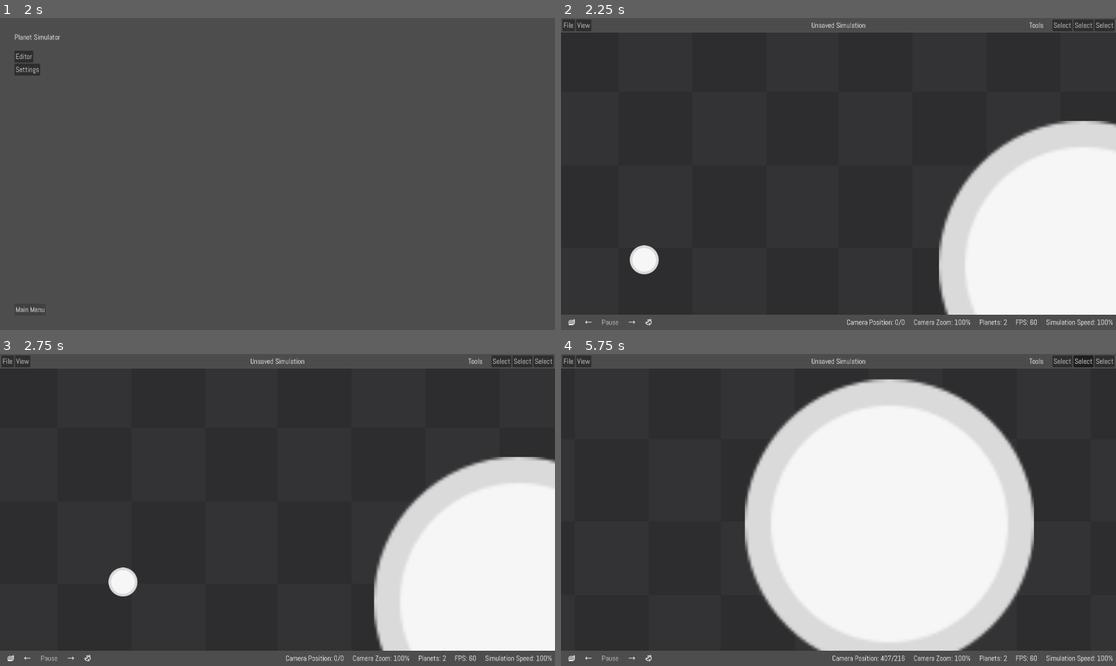
Above: before the commit, frames 1-4 (two rows, left to right).
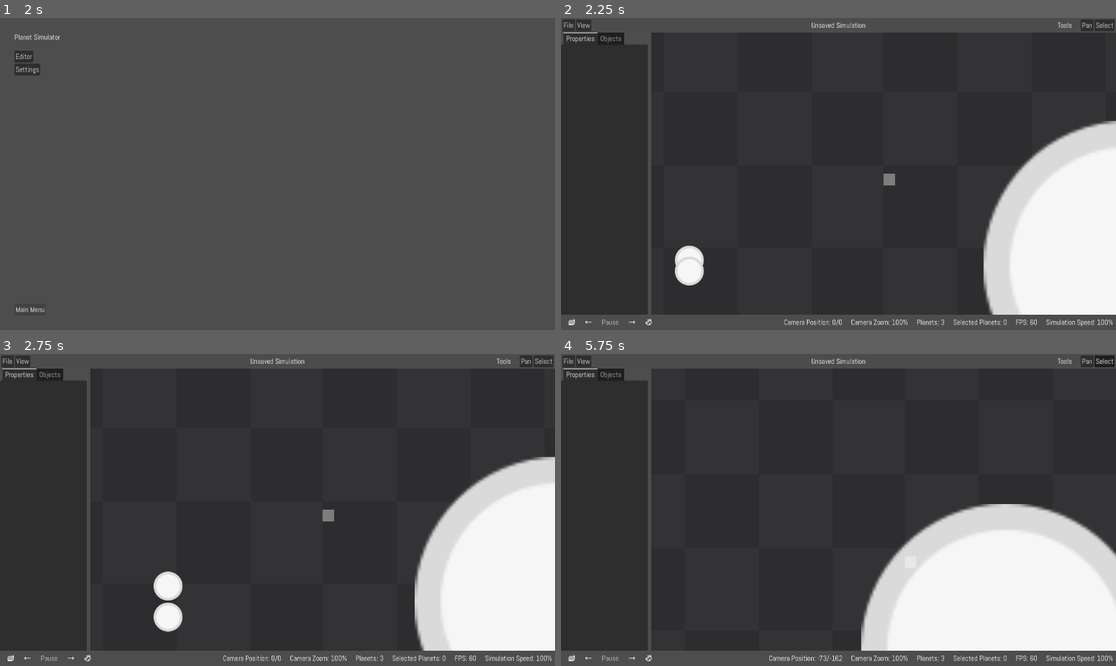
Above: after the commit, the same moments.

Repository: Maximinodotpy/PlanetSimulator
Game: Godot game, scene res://Scenes/User Interface/Main.tscn
Same seed, same stepped clock (60 frames per second), same inputs: the game is played once before the commit and once after it.
Inputs (mouse positions are in pixels of both pictures, inside the frame that each line leads up to):
- Up to frame 1 (2 s): tap Enter at 0.5 s; move the mouse to (399, 158) at 0.52 s; hold Right (ui_right) 0.53-1.25 s; tap P at 0.6 s; click (399, 158) at 0.67 s; tap V at 0.8 s; click "Main Menu" at 1.25 s
- Up to frame 2 (2.25 s): click "Editor" at 2 s
- Up to frame 3 (2.75 s): no input
- Up to frame 4 (5.75 s): click (1088, 360) at 2.75 s, where only the run after the commit has a clickable "Pan"; drag from (727, 525) to (810, 572) at 3.52 s; move the mouse to (894, 441) at 4.27 s; hold Right (ui_right) 4.28-5 s; tap P at 4.35 s; click (894, 441) at 4.42 s; tap V at 4.55 s; drag from (810, 572) to (672, 463) at 5.02 s

Frame 1 is identical in both runs. In frame 2, 10% of the frame differs, in the area x 0-100%, y 0-99%; in frame 3, 10%; in frame 4, 41%.

Commit message:
Editor Changes

Diff:
--- a/Scenes/Planet/Planet.tscn
+++ b/Scenes/Planet/Planet.tscn
@@ -7,5 +7,6 @@
 [node name="gravity object" instance=ExtResource("1_v4h3w")]
 
 [node name="Sprite2D" type="Sprite2D" parent="." index="0"]
+scale = Vector2(0.01, 0.01)
 texture = ExtResource("1_hmn0j")
 script = ExtResource("2_sjp1w")
--- a/Scenes/User Interface/Editor/Editor.gd
+++ b/Scenes/User Interface/Editor/Editor.gd
@@ -3,15 +3,19 @@
 
 @onready var status_container = $v/bottom/h/status
 
-@onready var spaceViewport = $v/space/SubViewportContainer/SubViewport
+@onready var spaceViewport = $v/main/space/SubViewportContainer/SubViewport
+@onready var space = $v/main/space/SubViewportContainer/SubViewport/space
+
+const selectedObjects = []
 
 var tools = [
-	preload("res://Scenes/User Interface/Editor/Tools/Select.gd").new(),
-	preload("res://Scenes/User Interface/Editor/Tools/Select.gd").new(),
+	preload("res://Scenes/User Interface/Editor/Tools/Move.gd").new(),
 	preload("res://Scenes/User Interface/Editor/Tools/Select.gd").new(),
 ]
 
 var currentTool = 0
+var isDragging = false
+var dragStart: Vector2
 
 func _ready():
 	# Create Tools
@@ -26,11 +30,22 @@
 
 	var i = 0
 	for tool in tools:
+		print('Init: %s' % [tool.tool_name])
 		var button = Button.new()
 		button.toggle_mode = true
 		button.button_group = buttonGroup
 		button.text = tool.tool_name
 		button.focus_mode = Control.FOCUS_NONE
+
+		if tool.shortcut_key:
+			var shortcut = Shortcut.new()
+			var key = InputEventKey.new()
+			key.set_keycode(tool.shortcut_key)
+			shortcut.events = [ key ]
+
+			button.shortcut = shortcut
+
+		tool.viewport = spaceViewport
 
 		button.set_meta('id', i)
 
@@ -38,9 +53,7 @@
 
 		i += 1
 
-#	$v/top/HBoxContainer/tools/tools.get_child(currentTool).button_pressed = true
 	tools[currentTool].selected()
-
 
 # Called every frame. 'delta' is the elapsed time since the previous frame.
 func _process(delta):
@@ -58,9 +71,13 @@
 
 	addStatus('Planets: %s' % get_tree().get_nodes_in_group('gravity_object').size())
 
+	addStatus('Selected Planets: %s' % selectedObjects.size())
+
 	addStatus('FPS: %s' % Performance.get_monitor(Performance.TIME_FPS))
 
 	addStatus('Simulation Speed: %s%%' % [ SpaceGlobal.simulationSpeed * 100 ])
+
+
 
 
 func addStatus(text):
@@ -83,3 +100,23 @@
 
 func _on_faster_button_pressed():
 	SpaceGlobal.simulationSpeed += 0.1
+
+
+func _on_sub_viewport_container_gui_input(event):
+	if event is InputEventMouseMotion:
+		if isDragging:
+			tools[currentTool].dragging(dragStart, space.get_global_mouse_position())
+
+		tools[currentTool].mouse_moved()
+
+	elif event is InputEventMouseButton:
+
+		if event.button_index == MOUSE_BUTTON_LEFT:
+			if event.pressed:
+				isDragging = true
+				dragStart = space.get_global_mouse_position()
+				tools[currentTool].dragStart(dragStart)
+			else:
+				isDragging = false
+				tools[currentTool].clicked()
+				tools[currentTool].dragEnd(dragStart, space.get_global_mouse_position())
--- a/Scenes/User Interface/Editor/Editor.tscn
+++ b/Scenes/User Interface/Editor/Editor.tscn
@@ -1,9 +1,11 @@
-[gd_scene load_steps=20 format=3 uid="uid://pu0mwher7pq0"]
+[gd_scene load_steps=22 format=3 uid="uid://pu0mwher7pq0"]
 
 [ext_resource type="Script" path="res://Scenes/User Interface/Editor/Editor.gd" id="1_ime2t"]
 [ext_resource type="Texture2D" uid="uid://dcjyps6cgx1pv" path="res://Meta/icon.svg" id="2_hnc5i"]
+[ext_resource type="Script" path="res://Scenes/User Interface/Editor/Objects.gd" id="3_8avdp"]
 [ext_resource type="PackedScene" uid="uid://dgy8xkpbvycv7" path="res://space.tscn" id="3_wssg3"]
 [ext_resource type="Texture2D" uid="uid://bwkwtv4whnhlj" path="res://Scenes/User Interface/Editor/Icons/snail.svg" id="4_02nni"]
+[ext_resource type="Script" path="res://addons/godot_helpers/Nodes/Panzoom Camera/panzoom_camera.gd" id="4_by8r2"]
 [ext_resource type="Texture2D" uid="uid://cqc7hgdtjho4w" path="res://Scenes/User Interface/Editor/Icons/move-left.svg" id="5_oq7qi"]
 [ext_resource type="Texture2D" uid="uid://b1rdkesmmvwaa" path="res://Scenes/User Interface/Editor/Icons/move-right.svg" id="6_6v10q"]
 [ext_resource type="Texture2D" uid="uid://b2nn4sx744xpg" path="res://Scenes/User Interface/Editor/Icons/rabbit.svg" id="7_35o54"]
@@ -130,36 +132,71 @@
 size_flags_horizontal = 6
 text = "Unsaved Simulation"
 
-[node name="space" type="PanelContainer" parent="v"]
+[node name="main" type="HSplitContainer" parent="v"]
 layout_mode = 2
 size_flags_vertical = 3
-
-[node name="ColorRect" type="ColorRect" parent="v/space"]
-layout_mode = 2
-color = Color(0.141176, 0.141176, 0.141176, 1)
-
-[node name="SubViewportContainer" type="SubViewportContainer" parent="v/space"]
-layout_mode = 2
-size_flags_vertical = 3
-stretch = true
-
-[node name="SubViewport" type="SubViewport" parent="v/space/SubViewportContainer"]
-process_mode = 3
-transparent_bg = true
-handle_input_locally = false
-size = Vector2i(1920, 976)
-render_target_update_mode = 4
-
-[node name="space" parent="v/space/SubViewportContainer/SubViewport" instance=ExtResource("3_wssg3")]
-
-[node name="bottom" type="MarginContainer" parent="v"]
-process_mode = 3
+split_offset = 300
+
+[node name="TabContainer" type="TabContainer" parent="v/main"]
+layout_mode = 2
+
+[node name="Properties" type="VBoxContainer" parent="v/main/TabContainer"]
+layout_mode = 2
+
+[node name="Objects" type="MarginContainer" parent="v/main/TabContainer"]
+visible = false
 layout_mode = 2
 theme_override_constants/margin_left = 10
 theme_override_constants/margin_top = 10
 theme_override_constants/margin_right = 10
 theme_override_constants/margin_bottom = 10
 
+[node name="Objects" type="VBoxContainer" parent="v/main/TabContainer/Objects"]
+layout_mode = 2
+script = ExtResource("3_8avdp")
+
+[node name="space" type="PanelContainer" parent="v/main"]
+layout_mode = 2
+size_flags_horizontal = 3
+size_flags_vertical = 3
+
+[node name="ColorRect" type="ColorRect" parent="v/main/space"]
+visible = false
+layout_mode = 2
+color = Color(0.141176, 0.141176, 0.141176, 1)
+
+[node name="SubViewportContainer" type="SubViewportContainer" parent="v/main/space"]
+layout_mode = 2
+size_flags_vertical = 3
+stretch = true
+
+[node name="SubViewport" type="SubViewport" parent="v/main/space/SubViewportContainer"]
+process_mode = 3
+transparent_bg = true
+handle_input_locally = false
+size = Vector2i(1608, 976)
+render_target_update_mode = 4
+
+[node name="space" parent="v/main/space/SubViewportContainer/SubViewport" instance=ExtResource("3_wssg3")]
+
+[node name="Panzoom Camera" type="Camera2D" parent="v/main/space/SubViewportContainer/SubViewport"]
+process_mode = 3
+rotation_smoothing_enabled = true
+script = ExtResource("4_by8r2")
+
+[node name="SelectedRect" type="ColorRect" parent="v/main/space/SubViewportContainer/SubViewport"]
+offset_right = 40.0
+offset_bottom = 40.0
+color = Color(1, 1, 1, 0.380392)
+
+[node name="bottom" type="MarginContainer" parent="v"]
+process_mode = 3
+layout_mode = 2
+theme_override_constants/margin_left = 10
+theme_override_constants/margin_top = 10
+theme_override_constants/margin_right = 10
+theme_override_constants/margin_bottom = 10
+
 [node name="h" type="HBoxContainer" parent="v/bottom"]
 layout_mode = 2
 
@@ -227,6 +264,7 @@
 theme_override_constants/separation = 30
 alignment = 2
 
+[connection signal="gui_input" from="v/main/space/SubViewportContainer" to="." method="_on_sub_viewport_container_gui_input"]
 [connection signal="pressed" from="v/bottom/h/slower_button" to="." method="_on_slower_button_pressed"]
 [connection signal="pressed" from="v/bottom/h/pause_button" to="." method="_on_pause_button_pressed"]
 [connection signal="pressed" from="v/bottom/h/faster_button" to="." method="_on_faster_button_pressed"]
--- /dev/null
+++ b/Scenes/User Interface/Editor/Objects.gd
@@ -0,0 +1,21 @@
+extends VBoxContainer
+
+func _ready():
+	renderObjects()
+
+func _process(delta):
+	for child in get_children():
+		child.queue_free()
+
+	renderObjects()
+
+func renderObjects():
+	for object in get_tree().get_nodes_in_group('gravity_object'):
+		var label = Label.new()
+
+		label.text = '%s (D: %s)' % [
+			object.name,
+			object.motion,
+		]
+
+		self.add_child(label)
--- /dev/null
+++ b/Scenes/User Interface/Editor/Tools/Move.gd
@@ -0,0 +1,11 @@
+extends "res://Scenes/User Interface/Editor/Tools/Tool Template.gd"
+
+func _init():
+	tool_name = 'Pan'
+	shortcut_key = KEY_P
+
+func selected():
+	viewport.get_camera_2d().continuePanzoom()
+
+func unselected():
+	viewport.get_camera_2d().pausePanzoom()
--- a/Scenes/User Interface/Editor/Tools/Select.gd
+++ b/Scenes/User Interface/Editor/Tools/Select.gd
@@ -1,13 +1,45 @@
 extends "res://Scenes/User Interface/Editor/Tools/Tool Template.gd"
 
+var selectBox: ColorRect
+var currenSelectionRect = Rect2(0,0,0,0)
 
 func _init():
 	tool_name = 'Select'
+	shortcut_key = KEY_V
 
 func selected():
-	print('Selected Select Tool')
-	pass
+	selectBox = ColorRect.new()
+
+	selectBox.mouse_filter = Control.MOUSE_FILTER_IGNORE
+
+	selectBox.size = Vector2(0, 0)
+	selectBox.position = Vector2(0, 0)
+
+	selectBox.color = Color(0.20392157137394, 0.21960784494877, 0.29803922772408, 0.74117648601532)
+
+	viewport.add_child(selectBox)
+
+func dragStart(startPos):
+	selectBox.position = startPos
+
+func dragging(startPos, currentPos):
+	currenSelectionRect = Rect2(
+		min(startPos.x, currentPos.x),
+		min(startPos.y, currentPos.y),
+		abs(startPos.x - currentPos.x),
+		abs(startPos.y - currentPos.y),
+	)
+
+	selectBox.position = currenSelectionRect.position
+	selectBox.size = currenSelectionRect.size
+
+func dragEnd(starPos, endPos):
+	selectBox.size = Vector2(0, 0)
+	selectBox.position = Vector2(0, 0)
+
+	for planet in viewport.get_tree().get_nodes_in_group('gravity_object'):
+		if currenSelectionRect.has_point(planet.position):
+			pass
 
 func unselected():
-	print('HALLO')
-	pass
+	selectBox.queue_free()
--- a/Scenes/User Interface/Editor/Tools/Tool Template.gd
+++ b/Scenes/User Interface/Editor/Tools/Tool Template.gd
@@ -2,6 +2,7 @@
 
 var viewport: Viewport
 var tool_name: String = ''
+var shortcut_key = ''
 
 ##
 func clicked():
@@ -11,18 +12,21 @@
 func selected():
 	pass
 
+func mouse_moved():
+	pass
+
 ##
 func unselected():
 	pass
 
 ##
-func dragStart():
+func dragStart(startPos: Vector2):
 	pass
 
 ##
-func dragging():
+func dragging(startPos: Vector2, currentPos: Vector2):
 	pass
 
 ##
-func dragEnd():
+func dragEnd(startPos: Vector2, endPos: Vector2):
 	pass
--- a/space.gd
+++ b/space.gd
@@ -1,3 +1 @@
 extends Node2D
-
-var simulationSpeed = 1
--- a/space.tscn
+++ b/space.tscn
@@ -1,8 +1,7 @@
-[gd_scene load_steps=5 format=3 uid="uid://dgy8xkpbvycv7"]
+[gd_scene load_steps=4 format=3 uid="uid://dgy8xkpbvycv7"]
 
 [ext_resource type="Script" path="res://space.gd" id="1_62147"]
 [ext_resource type="PackedScene" uid="uid://cevt1u6tgo5bs" path="res://Scenes/Planet/Planet.tscn" id="1_b0jfg"]
-[ext_resource type="Script" path="res://addons/godot_helpers/Nodes/Panzoom Camera/panzoom_camera.gd" id="2_0j8w0"]
 [ext_resource type="Texture2D" uid="uid://bggkiqbwapkjd" path="res://Graphics/kenney_prototype-textures/PNG/Dark/texture_08.png" id="4_m7m4r"]
 
 [node name="space" type="Node2D"]
@@ -13,14 +12,13 @@
 position = Vector2(-685, 318)
 motion = Vector2(0, -100)
 
+[node name="Planet 3" parent="." instance=ExtResource("1_b0jfg")]
+position = Vector2(-685, 318)
+motion = Vector2(0, 100)
+
 [node name="Planet 1" parent="." instance=ExtResource("1_b0jfg")]
 position = Vector2(849, 318)
 weight = 10
-
-[node name="Panzoom Camera" type="Camera2D" parent="."]
-process_mode = 3
-rotation_smoothing_enabled = true
-script = ExtResource("2_0j8w0")
 
 [node name="ParallaxBackground" type="ParallaxBackground" parent="."]
 
